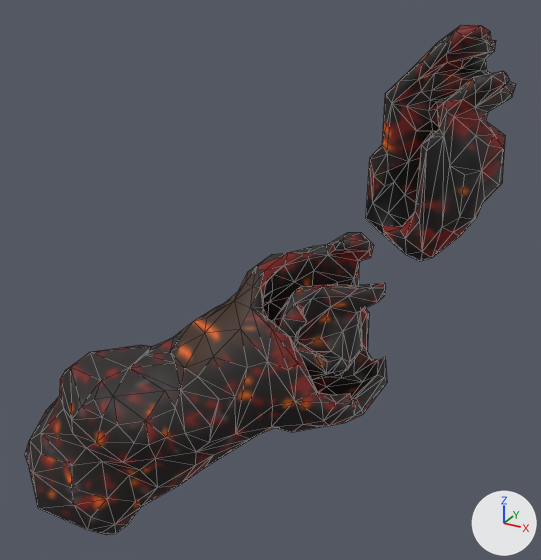
Renders of the glTF model www/proto3d/models/beth/equipment/fitted/orin/orin_plate_masterwork_glove_R_lod1.glb from each side of a commit.
The view is the same before and after, from a camera (50 mm lens) standing at (-0.075, -0.945, 1.68) and looking at (-0.514, -0.147, 1.281). Every picture has the same lights, and +X, +Y and +Z are marked at lower right. The picture after the commit comes second. Mesh edges are drawn as thin lines. Vertices at exactly the same position are counted once.

The first picture shows 'orin_plate_masterwork_glove_R_lod1'.
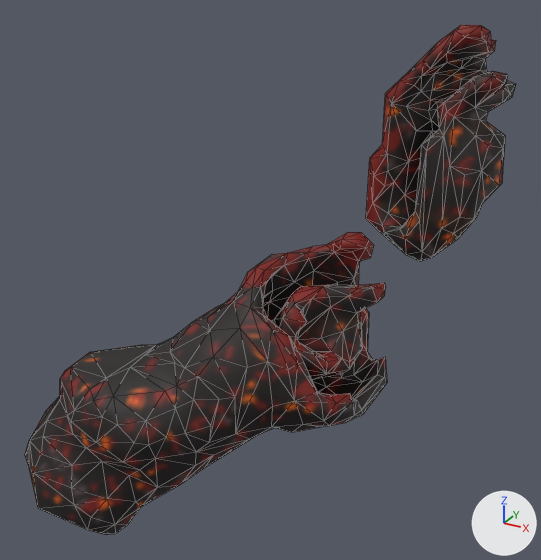
Scene script edits in JSON lines:
```json
{"block": "me_orin_plate_masterwork_glove_r_hi_002", "where": "# used by ob_orin_plate_masterwork_glove_r_lod1; location = (0.0, 0.0, 0.0)"}
{"op": "remove", "block": "me_orin_plate_masterwork_glove_r_hi_002", "code": "me_orin_plate_masterwork_glove_r_hi_002.from_pydata(...)  # 793 vertices, 1574 faces; spans x -0.77..-0.272, y -0.408..0.11, z 0.97..1.597"}
{"op": "add", "block": "me_orin_plate_masterwork_glove_r_hi_002", "code": "me_orin_plate_masterwork_glove_r_hi_002.from_pydata(...)  # 802 vertices, 1592 faces; spans x -0.77..-0.272, y -0.408..0.11, z 0.97..1.597"}
{"block": "me_orin_plate_masterwork_glove_r_hi_002", "change": "me_orin_plate_masterwork_glove_r_hi_002 part 1"}
{"block": "me_orin_plate_masterwork_glove_r_hi_002", "change": "33 vertices are removed from x -0.72..-0.388, y -0.387..-0.094, z 1.02..1.341"}
{"block": "me_orin_plate_masterwork_glove_r_hi_002", "change": "152 faces are deleted"}
{"block": "me_orin_plate_masterwork_glove_r_hi_002", "change": "8 vertices move from x -0.722..-0.436, y -0.348..-0.117, z 1.032..1.328 to x -0.723..-0.425, y -0.347..-0.114, z 1.034..1.334"}
{"block": "me_orin_plate_masterwork_glove_r_hi_002", "change": "40 vertices are added at x -0.721..-0.388, y -0.387..-0.097, z 1.015..1.342"}
{"block": "me_orin_plate_masterwork_glove_r_hi_002", "change": "166 new faces join them"}
{"block": "me_orin_plate_masterwork_glove_r_hi_002", "change": "me_orin_plate_masterwork_glove_r_hi_002 part 2"}
{"block": "me_orin_plate_masterwork_glove_r_hi_002", "change": "6 vertices are removed from x -0.382..-0.274, y 0.007..0.088, z 1.446..1.545"}
{"block": "me_orin_plate_masterwork_glove_r_hi_002", "change": "32 faces are deleted"}
{"block": "me_orin_plate_masterwork_glove_r_hi_002", "change": "14 vertices move from x -0.427..-0.275, y 0.001..0.102, z 1.284..1.574 to x -0.427..-0.276, y 0.001..0.102, z 1.283..1.574"}
{"block": "me_orin_plate_masterwork_glove_r_hi_002", "change": "8 vertices are added at x -0.387..-0.275, y 0.007..0.088, z 1.44..1.544"}
{"block": "me_orin_plate_masterwork_glove_r_hi_002", "change": "36 new faces join them"}
{"block": "me_orin_plate_masterwork_glove_r_hi_002", "change": "me_orin_plate_masterwork_glove_r_hi_002 part 3: 929 kept faces spanning x -0.77..-0.272, y -0.407..0.109, z 0.97..1.597 get new texture (UV) coordinates"}
```

What differs and where, as boxes [x1, y1, x2, y2] in the pictures (541 x 560 px; the box of a moved part takes in the faces that stretch with it):
```json
{"part": 1, "of": "me_orin_plate_masterwork_glove_r_hi_002", "change": "moved or reshaped", "before": [30, 233, 374, 465], "after": [30, 233, 374, 465]}
{"part": 2, "of": "me_orin_plate_masterwork_glove_r_hi_002", "change": "moved or reshaped", "before": [392, 33, 516, 257], "after": [392, 33, 516, 257]}
{"part": 3, "of": "me_orin_plate_masterwork_glove_r_hi_002", "change": "surface changed", "before": [25, 25, 515, 496], "after": [25, 25, 515, 496]}
```
